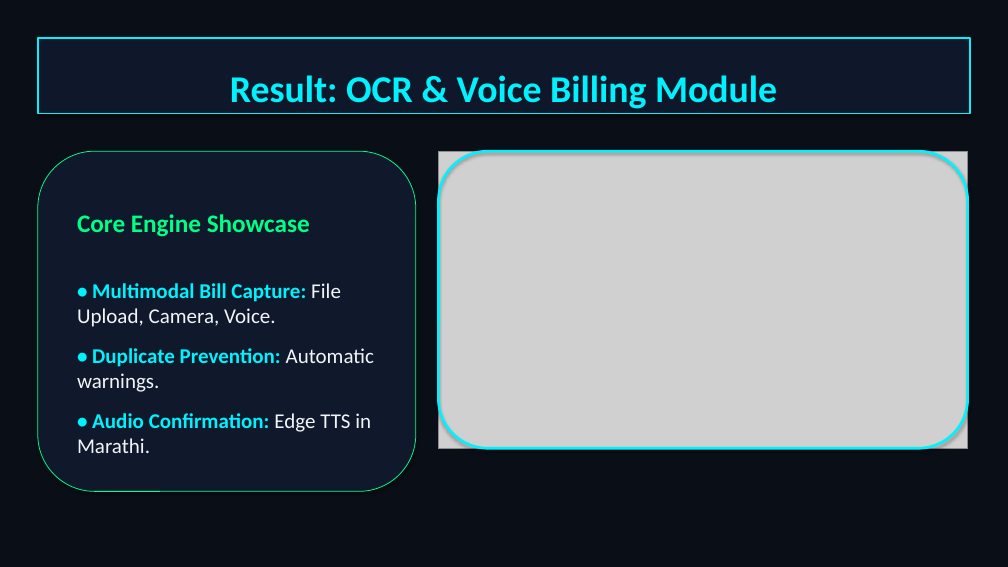
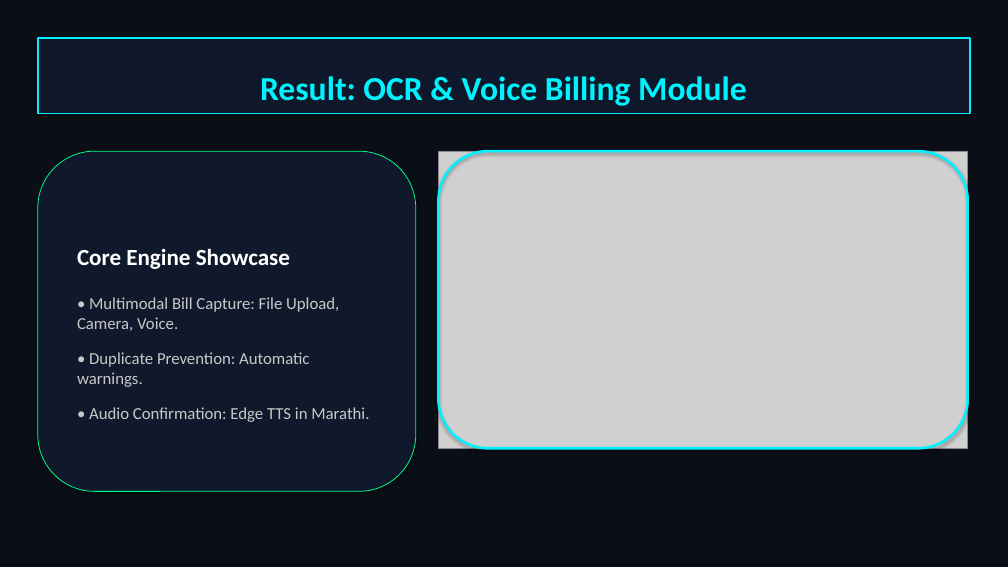
Before and after one commit to sanketkirdat08-cmd/vernaledger-ai, a slide deck: slide 3 of VernaLedger_Full_Presentation.pptx. Drawn at 1008x567 pixels with LibreOffice and Linux fonts; fonts in the diff are those of the drawing; grey boxes stand for pictures. Boxes give left, top, right and bottom in pixels: in the first picture for what was removed or moved away, otherwise in the second. Text is boxed around its words. In the diff, an @@ line names an element or a change of style, - is before the commit and + after.

```diff
--- a/VernaLedger_Full_Presentation.pptx
+++ b/VernaLedger_Full_Presentation.pptx
@@ rectangle "Result: OCR & Voice Billing ..." at <box>38,38,970,113</box>: size 36 to 32 pt @@
@@ rounded rectangle "Core Engine Showcase" at <box>38,151,416,492</box>: size 24 to 22 pt, text colour #00FF87 to #FFFFFF in "Core Engine Showcase"; size 20 to 16 pt in "• Multimodal Bill Capture: File Upload, Camera, ...", "• Duplicate Prevention: Automatic warnings.", "• Audio Confirmation: Edge TTS in Marathi."; text colour #00F2FE to #C8C8C8, bold off in "• Multimodal Bill Capture:", "• Duplicate Prevention:", "• Audio Confirmation:"; text colour #F1F5F9 to #C8C8C8 in "File Upload, Camera, Voice.", "Automatic warnings.", "Edge TTS in Marathi."; less space between paragraphs @@
```
Also in this commit, not shown: 8 other slides changed, 7 other files.
